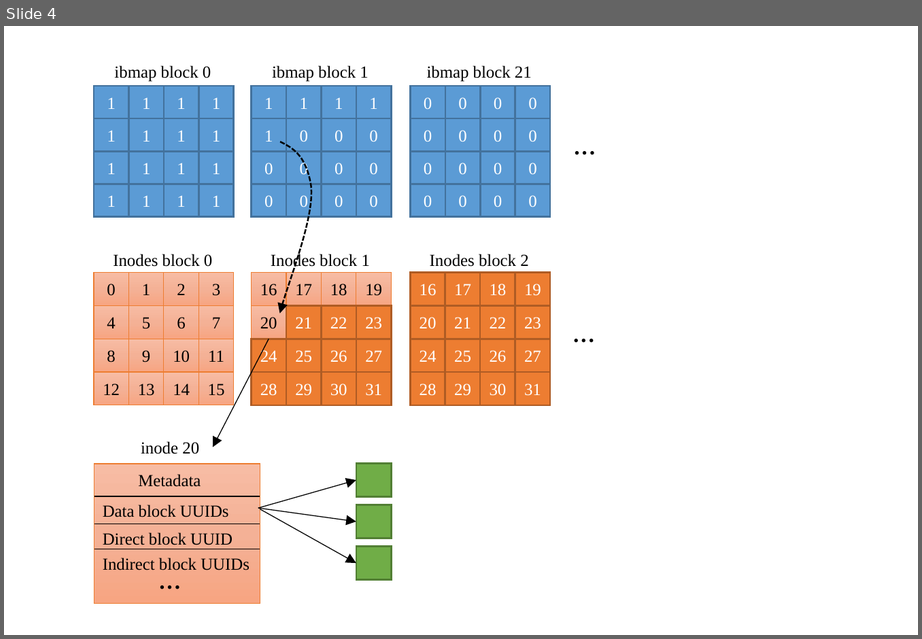
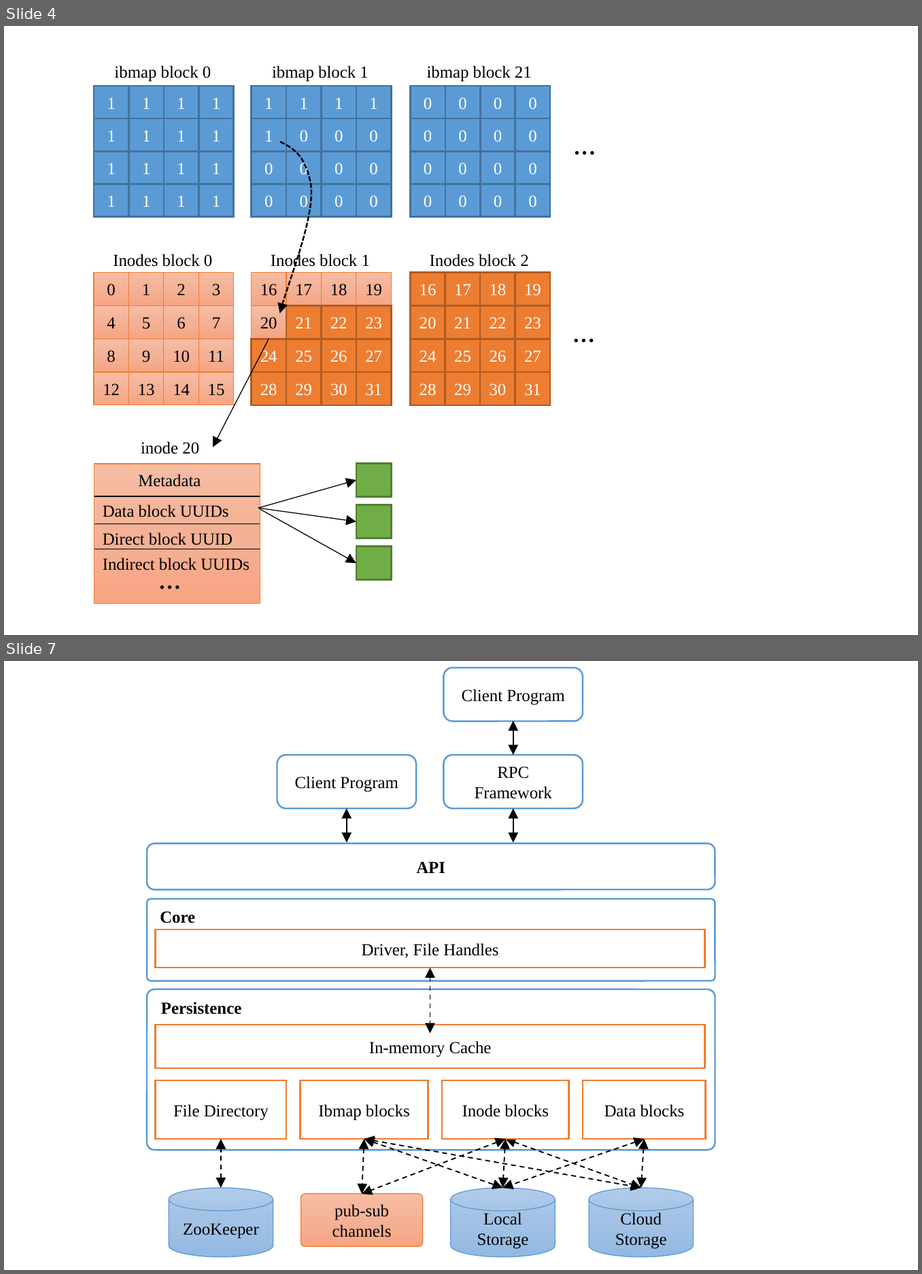
Before and after one commit to smash-bi/kawkab, a slide deck: docs/design/figures/fs-design.pptx. Shown one above the other, each under a label of ours: slide 4 before the commit, slides 4 and 7 after it; the slides between them are not shown. The pictures are 922x639 and 922x1274 pixels, drawn with LibreOffice and Linux fonts; fonts in the diff are those of the drawing. Boxes give left, top, right and bottom in pixels: in the first picture for what was removed or moved away, otherwise in the second. Text is boxed around its words. In the diff, an @@ line names an element or a change of style, - is before the commit and + after.

```diff
--- a/docs/design/figures/fs-design.pptx
+++ b/docs/design/figures/fs-design.pptx
@@ slide 7 added at box(4, 661, 918, 1270), background #FFFFFF @@
@@ rounded rectangle added at box(444, 668, 583, 722), fill #FFFFFF, outline #5B9BD5 1 pt, 10 pt, text #000000 @@
+Client Program
@@ double arrow added from (513, 721) to (513, 755), #000000 1 pt @@
@@ rounded rectangle added at box(277, 755, 416, 809), fill #FFFFFF, outline #5B9BD5 1 pt, 10 pt, text #000000 @@
+Client Program
@@ rounded rectangle added at box(444, 755, 583, 809), fill #FFFFFF, outline #5B9BD5 1 pt, 10 pt, text #000000 @@
+RPC Framework
@@ double arrow added from (347, 809) to (347, 843), #000000 1 pt @@
@@ double arrow added from (513, 809) to (513, 843), #000000 1 pt @@
@@ rounded rectangle added at box(147, 844, 715, 890), fill #FFFFFF, outline #5B9BD5 1 pt, 10 pt, text #000000, bold @@
+API
@@ rounded rectangle added at box(147, 898, 715, 981), fill #FFFFFF, outline #5B9BD5 1 pt, 10 pt, text #000000, bold @@
+Core
@@ rectangle added at box(155, 929, 704, 967), fill #FFFFFF, outline #ED7D31 1 pt, 10 pt, text #000000 @@
+Driver, File Handles
@@ double arrow added from (430, 968) to (430, 1034), #000000 0.75 pt dashed @@
@@ rounded rectangle added at box(147, 990, 715, 1151), fill #FFFFFF, outline #5B9BD5 1 pt, 10 pt, text #000000, bold @@
+Persistence
@@ rectangle added at box(155, 1025, 704, 1069), fill #FFFFFF, outline #ED7D31 1 pt, 10 pt, text #000000 @@
+In-memory Cache
@@ rectangle added at box(155, 1080, 286, 1138), fill #FFFFFF, outline #ED7D31 1 pt, 10 pt, text #000000 @@
+File Directory
@@ rectangle added at box(300, 1080, 428, 1138), fill #FFFFFF, outline #ED7D31 1 pt, 10 pt, text #000000 @@
+Ibmap blocks
@@ rectangle added at box(441, 1080, 568, 1138), fill #FFFFFF, outline #ED7D31 1 pt, 10 pt, text #000000 @@
+Inode blocks
@@ rectangle added at box(583, 1080, 706, 1138), fill #FFFFFF, outline #ED7D31 1 pt, 10 pt, text #000000 @@
+Data blocks
@@ double arrow added from (221, 1187) to (221, 1138), #000000 0.75 pt dashed @@
@@ double arrow added from (364, 1138) to (362, 1193), #000000 0.75 pt dashed @@
@@ double arrow added from (505, 1138) to (362, 1193), #000000 0.75 pt dashed @@
@@ double arrow added from (364, 1138) to (641, 1187), #000000 0.75 pt dashed @@
@@ double arrow added from (364, 1138) to (502, 1187), #000000 0.75 pt dashed @@
@@ double arrow added from (644, 1138) to (502, 1187), #000000 0.75 pt dashed @@
@@ double arrow added from (505, 1138) to (502, 1187), #000000 0.75 pt dashed @@
@@ double arrow added from (505, 1138) to (641, 1187), #000000 0.75 pt dashed @@
@@ double arrow added from (644, 1138) to (641, 1187), #000000 0.75 pt dashed @@
@@ cylinder added at box(169, 1187, 273, 1257), fill gradient #B1CBE9 to #A3C1E5 to #93B9E4, outline #5B9BD5 0.5 pt, 10 pt, text #000000 @@
+ZooKeeper
@@ cylinder added at box(450, 1187, 555, 1257), fill gradient #B1CBE9 to #A3C1E5 to #93B9E4, outline #5B9BD5 0.5 pt, 10 pt, text #000000 @@
+Local Storage
@@ cylinder added at box(589, 1187, 694, 1257), fill gradient #B1CBE9 to #A3C1E5 to #93B9E4, outline #5B9BD5 0.5 pt, 10 pt, text #000000 @@
+Cloud Storage
@@ rounded rectangle added at box(301, 1193, 423, 1246), fill gradient #F7BDA5 to #F5B196 to #F8A582, outline #ED7D31 0.5 pt, 10 pt, text #000000 @@
+pub-sub channels
```
Also in this commit, not shown: 1 slide changed, 1 other slide added.
